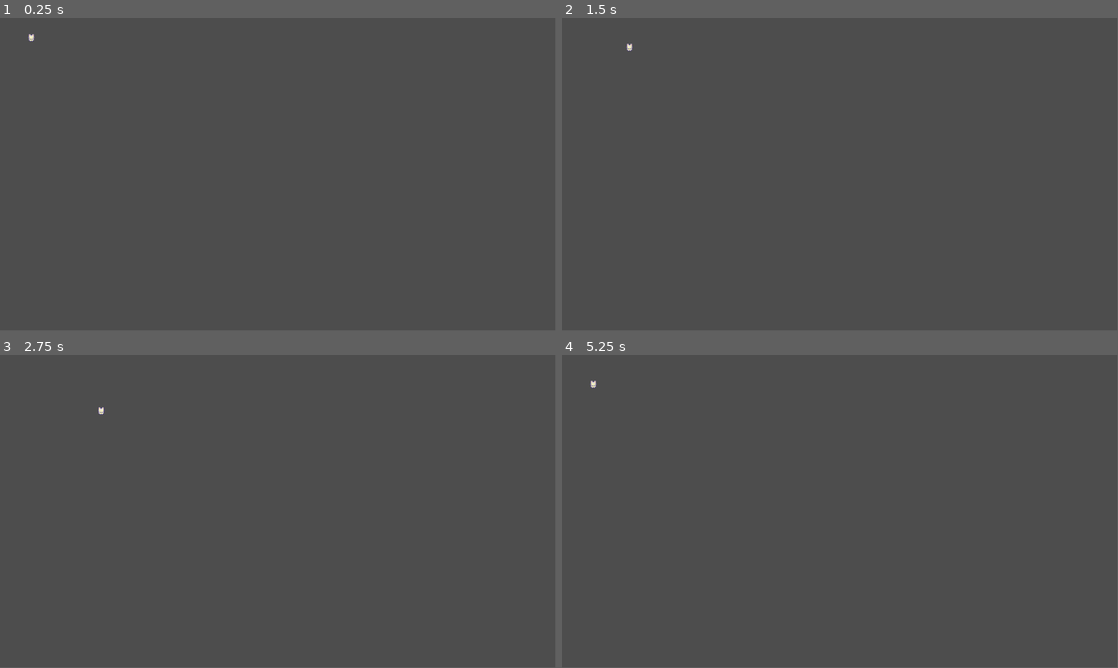
Above: before the commit, frames 1-4 (two rows, left to right).
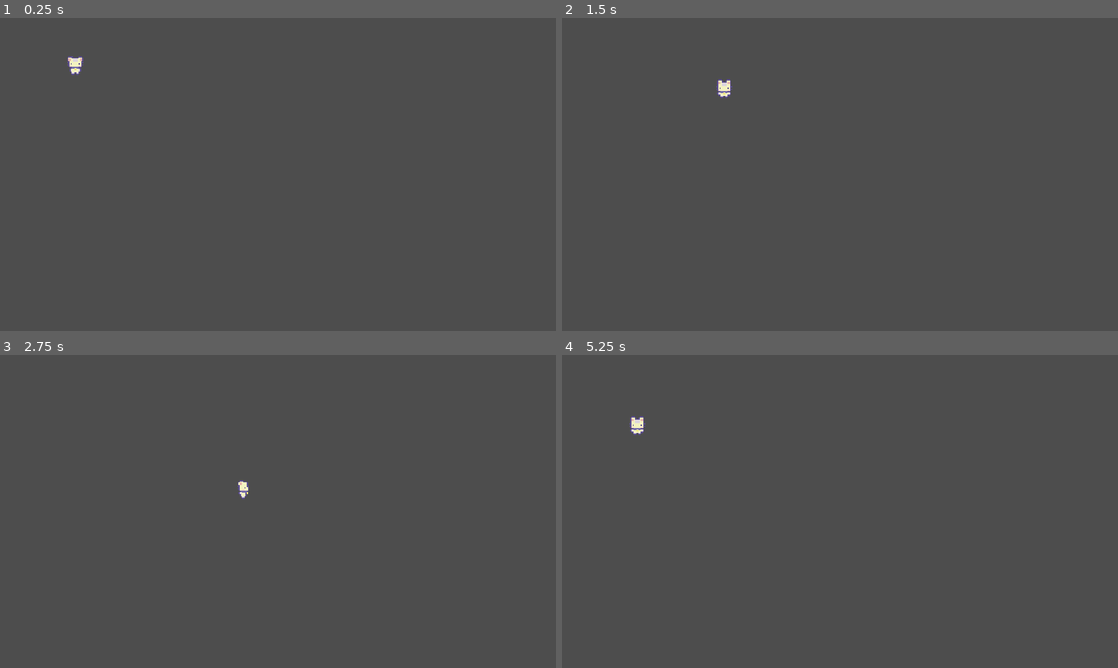
Above: after the commit, the same moments.

Repository: augustsalimov/kitten_adventures
Game: Godot game, scene res://levels/first_level.tscn
Same seed, same stepped clock (60 frames per second), same inputs: the game is played once before the commit and once after it.
Inputs:
- Up to frame 1 (0.25 s): no input
- Up to frame 2 (1.5 s): hold D (right) 0.53-1.28 s; hold S (down) from 1.28 s (still down)
- Up to frame 3 (2.75 s): release S (down) at 2.03 s; hold D (right) from 2.03 s (still down)
- Up to frame 4 (5.25 s): release D (right) at 2.78 s; hold W (up) 2.78-3.53 s; hold A (left) 3.53-5.03 s; hold S (down) from 5.03 s (still down)
In our replay, the window is 799x449 before the commit and 800x450 after it. These sizes can differ from the game's own. Grey fills any space a smaller window leaves; there, only what the larger window draws over its background counts as a difference.

The runs differ from the first frame. In frame 1, 0.2% of the frame differs, in the area x 5-15%, y 5-19%; in frame 2, 0.2%, in the area x 11-31%, y 8-26%; in frame 3, 0.1%; in frame 4, 0.2%.

Commit message:
character moves & animation

Diff:
--- a/characters/player_cat.gd
+++ b/characters/player_cat.gd
@@ -1,13 +1,25 @@
 extends CharacterBody2D
 
 @export var move_speed : float = 100
+@export var starting_direction : Vector2 = Vector2(0, 1)
+
+@onready var animation_tree = $AnimationTree
+
+func _ready():
+	update_animation_params(starting_direction)
 
 func _physics_process(_delta):
 	var input_direction = Vector2(
 		Input.get_action_strength("right") - Input.get_action_strength("left"),
 		Input.get_action_strength("down") - Input.get_action_strength("up")
 	)
-	print(input_direction)
+
+	update_animation_params(input_direction)
 
 	velocity = input_direction * move_speed
 	move_and_slide()
+
+func update_animation_params(move_input: Vector2):
+	if(move_input != Vector2.ZERO):
+		animation_tree.set("parameters/Walk/blend_position", move_input)
+		animation_tree.set("parameters/Idle/blend_position", move_input)
--- a/characters/player_cat.tscn
+++ b/characters/player_cat.tscn
@@ -1,9 +1,238 @@
-[gd_scene load_steps=3 format=3 uid="uid://bhbmgihu4uexl"]
+[gd_scene load_steps=27 format=3 uid="uid://bhbmgihu4uexl"]
 
 [ext_resource type="Texture2D" uid="uid://ca8s26b85u7nu" path="res://arts/Sprout Lands - Sprites - Basic pack/Characters/Basic Charakter Spritesheet.png" id="1_m6ogk"]
 
 [sub_resource type="RectangleShape2D" id="RectangleShape2D_iv6v7"]
 size = Vector2(12, 6)
+
+[sub_resource type="Animation" id="Animation_46dpo"]
+length = 0.001
+tracks/0/type = "value"
+tracks/0/imported = false
+tracks/0/enabled = true
+tracks/0/path = NodePath("Sprite2D:frame")
+tracks/0/interp = 1
+tracks/0/loop_wrap = true
+tracks/0/keys = {
+"times": PackedFloat32Array(0),
+"transitions": PackedFloat32Array(1),
+"update": 1,
+"values": [0]
+}
+
+[sub_resource type="Animation" id="Animation_fda57"]
+resource_name = "idle_down"
+length = 0.4
+loop_mode = 1
+tracks/0/type = "value"
+tracks/0/imported = false
+tracks/0/enabled = true
+tracks/0/path = NodePath("Sprite2D:frame")
+tracks/0/interp = 1
+tracks/0/loop_wrap = true
+tracks/0/keys = {
+"times": PackedFloat32Array(0, 0.2),
+"transitions": PackedFloat32Array(1, 1),
+"update": 1,
+"values": [0, 1]
+}
+
+[sub_resource type="Animation" id="Animation_u05yb"]
+resource_name = "walk_down"
+length = 0.4
+loop_mode = 1
+tracks/0/type = "value"
+tracks/0/imported = false
+tracks/0/enabled = true
+tracks/0/path = NodePath("Sprite2D:frame")
+tracks/0/interp = 1
+tracks/0/loop_wrap = true
+tracks/0/keys = {
+"times": PackedFloat32Array(0, 0.2),
+"transitions": PackedFloat32Array(1, 1),
+"update": 1,
+"values": [2, 3]
+}
+
+[sub_resource type="Animation" id="Animation_u0s3k"]
+resource_name = "walk_up"
+length = 0.4
+loop_mode = 1
+tracks/0/type = "value"
+tracks/0/imported = false
+tracks/0/enabled = true
+tracks/0/path = NodePath("Sprite2D:frame")
+tracks/0/interp = 1
+tracks/0/loop_wrap = true
+tracks/0/keys = {
+"times": PackedFloat32Array(0, 0.2),
+"transitions": PackedFloat32Array(1, 1),
+"update": 1,
+"values": [6, 7]
+}
+
+[sub_resource type="Animation" id="Animation_uchqh"]
+resource_name = "idle_up"
+length = 0.4
+loop_mode = 1
+tracks/0/type = "value"
+tracks/0/imported = false
+tracks/0/enabled = true
+tracks/0/path = NodePath("Sprite2D:frame")
+tracks/0/interp = 1
+tracks/0/loop_wrap = true
+tracks/0/keys = {
+"times": PackedFloat32Array(0, 0.2),
+"transitions": PackedFloat32Array(1, 1),
+"update": 1,
+"values": [4, 5]
+}
+
+[sub_resource type="Animation" id="Animation_x7q1y"]
+resource_name = "idle_left"
+length = 0.4
+loop_mode = 1
+tracks/0/type = "value"
+tracks/0/imported = false
+tracks/0/enabled = true
+tracks/0/path = NodePath("Sprite2D:frame")
+tracks/0/interp = 1
+tracks/0/loop_wrap = true
+tracks/0/keys = {
+"times": PackedFloat32Array(0, 0.2),
+"transitions": PackedFloat32Array(1, 1),
+"update": 1,
+"values": [8, 9]
+}
+
+[sub_resource type="Animation" id="Animation_chlgw"]
+resource_name = "idle_right"
+length = 0.4
+loop_mode = 1
+tracks/0/type = "value"
+tracks/0/imported = false
+tracks/0/enabled = true
+tracks/0/path = NodePath("Sprite2D:frame")
+tracks/0/interp = 1
+tracks/0/loop_wrap = true
+tracks/0/keys = {
+"times": PackedFloat32Array(0, 0.2),
+"transitions": PackedFloat32Array(1, 1),
+"update": 1,
+"values": [12, 13]
+}
+
+[sub_resource type="Animation" id="Animation_wmcn3"]
+resource_name = "walk_left"
+length = 0.4
+loop_mode = 1
+tracks/0/type = "value"
+tracks/0/imported = false
+tracks/0/enabled = true
+tracks/0/path = NodePath("Sprite2D:frame")
+tracks/0/interp = 1
+tracks/0/loop_wrap = true
+tracks/0/keys = {
+"times": PackedFloat32Array(0, 0.2),
+"transitions": PackedFloat32Array(1, 1),
+"update": 1,
+"values": [10, 11]
+}
+
+[sub_resource type="Animation" id="Animation_d5n12"]
+resource_name = "walk_right"
+length = 0.4
+loop_mode = 1
+tracks/0/type = "value"
+tracks/0/imported = false
+tracks/0/enabled = true
+tracks/0/path = NodePath("Sprite2D:frame")
+tracks/0/interp = 1
+tracks/0/loop_wrap = true
+tracks/0/keys = {
+"times": PackedFloat32Array(0, 0.2),
+"transitions": PackedFloat32Array(1, 1),
+"update": 1,
+"values": [14, 15]
+}
+
+[sub_resource type="AnimationLibrary" id="AnimationLibrary_852q5"]
+_data = {
+"RESET": SubResource("Animation_46dpo"),
+"idle_down": SubResource("Animation_fda57"),
+"idle_left": SubResource("Animation_x7q1y"),
+"idle_right": SubResource("Animation_chlgw"),
+"idle_up": SubResource("Animation_uchqh"),
+"walk_down": SubResource("Animation_u05yb"),
+"walk_left": SubResource("Animation_wmcn3"),
+"walk_right": SubResource("Animation_d5n12"),
+"walk_up": SubResource("Animation_u0s3k")
+}
+
+[sub_resource type="AnimationNodeAnimation" id="AnimationNodeAnimation_qu6st"]
+animation = &"idle_down"
+
+[sub_resource type="AnimationNodeAnimation" id="AnimationNodeAnimation_nanww"]
+animation = &"idle_up"
+
+[sub_resource type="AnimationNodeAnimation" id="AnimationNodeAnimation_62qri"]
+animation = &"idle_left"
+
+[sub_resource type="AnimationNodeAnimation" id="AnimationNodeAnimation_p52rh"]
+animation = &"idle_right"
+
+[sub_resource type="AnimationNodeBlendSpace2D" id="AnimationNodeBlendSpace2D_mcfpm"]
+blend_point_0/node = SubResource("AnimationNodeAnimation_qu6st")
+blend_point_0/pos = Vector2(0, 1.1)
+blend_point_1/node = SubResource("AnimationNodeAnimation_nanww")
+blend_point_1/pos = Vector2(0, -1.1)
+blend_point_2/node = SubResource("AnimationNodeAnimation_62qri")
+blend_point_2/pos = Vector2(-1, 0)
+blend_point_3/node = SubResource("AnimationNodeAnimation_p52rh")
+blend_point_3/pos = Vector2(1, 0)
+min_space = Vector2(-1, -1.1)
+max_space = Vector2(1, 1.1)
+blend_mode = 1
+
+[sub_resource type="AnimationNodeAnimation" id="AnimationNodeAnimation_qwstm"]
+animation = &"walk_down"
+
+[sub_resource type="AnimationNodeAnimation" id="AnimationNodeAnimation_18jn4"]
+animation = &"walk_up"
+
+[sub_resource type="AnimationNodeAnimation" id="AnimationNodeAnimation_mufhk"]
+animation = &"walk_right"
+
+[sub_resource type="AnimationNodeAnimation" id="AnimationNodeAnimation_fta2n"]
+animation = &"walk_left"
+
+[sub_resource type="AnimationNodeBlendSpace2D" id="AnimationNodeBlendSpace2D_ee7r7"]
+blend_point_0/node = SubResource("AnimationNodeAnimation_qwstm")
+blend_point_0/pos = Vector2(0, 1.1)
+blend_point_1/node = SubResource("AnimationNodeAnimation_18jn4")
+blend_point_1/pos = Vector2(0, -1.1)
+blend_point_2/node = SubResource("AnimationNodeAnimation_mufhk")
+blend_point_2/pos = Vector2(1, 0)
+blend_point_3/node = SubResource("AnimationNodeAnimation_fta2n")
+blend_point_3/pos = Vector2(-1, 0)
+min_space = Vector2(-1, -1.1)
+max_space = Vector2(1, 1.1)
+blend_mode = 1
+
+[sub_resource type="AnimationNodeStateMachineTransition" id="AnimationNodeStateMachineTransition_63ax8"]
+
+[sub_resource type="AnimationNodeStateMachineTransition" id="AnimationNodeStateMachineTransition_2niw8"]
+
+[sub_resource type="AnimationNodeStateMachineTransition" id="AnimationNodeStateMachineTransition_yxer4"]
+advance_mode = 2
+
+[sub_resource type="AnimationNodeStateMachine" id="AnimationNodeStateMachine_3rci6"]
+states/End/position = Vector2(632.571, 103.379)
+states/Idle/node = SubResource("AnimationNodeBlendSpace2D_mcfpm")
+states/Idle/position = Vector2(330.286, 100.204)
+states/Walk/node = SubResource("AnimationNodeBlendSpace2D_ee7r7")
+states/Walk/position = Vector2(502.857, 100.362)
+transitions = ["Idle", "Walk", SubResource("AnimationNodeStateMachineTransition_63ax8"), "Walk", "Idle", SubResource("AnimationNodeStateMachineTransition_2niw8"), "Start", "Idle", SubResource("AnimationNodeStateMachineTransition_yxer4")]
 
 [node name="PlayerCat" type="CharacterBody2D"]
 position = Vector2(129, 79)
@@ -17,3 +246,17 @@
 [node name="CollisionShape2D" type="CollisionShape2D" parent="."]
 position = Vector2(-129, -74)
 shape = SubResource("RectangleShape2D_iv6v7")
+
+[node name="AnimationTree" type="AnimationTree" parent="."]
+libraries = {
+"": SubResource("AnimationLibrary_852q5")
+}
+tree_root = SubResource("AnimationNodeStateMachine_3rci6")
+anim_player = NodePath("../AnimationPlayer")
+parameters/Idle/blend_position = Vector2(2.08165e-12, -0.1)
+parameters/Walk/blend_position = Vector2(0, 0)
+
+[node name="AnimationPlayer" type="AnimationPlayer" parent="."]
+libraries = {
+"": SubResource("AnimationLibrary_852q5")
+}
--- a/levels/first_level.tscn
+++ b/levels/first_level.tscn
@@ -8,3 +8,4 @@
 [node name="PlayerCat" parent="." instance=ExtResource("1_evg32")]
 position = Vector2(194, 120)
 script = ExtResource("2_3etvn")
+starting_direction = Vector2(2.08165e-12, 1)
--- a/project.godot
+++ b/project.godot
@@ -14,6 +14,13 @@
 run/main_scene="res://levels/first_level.tscn"
 config/features=PackedStringArray("4.2", "Forward Plus")
 config/icon="res://icon.svg"
+
+[display]
+
+window/size/viewport_width=1920
+window/size/viewport_height=1080
+window/stretch/mode="canvas_items"
+window/stretch/scale=4.0
 
 [input]
 
